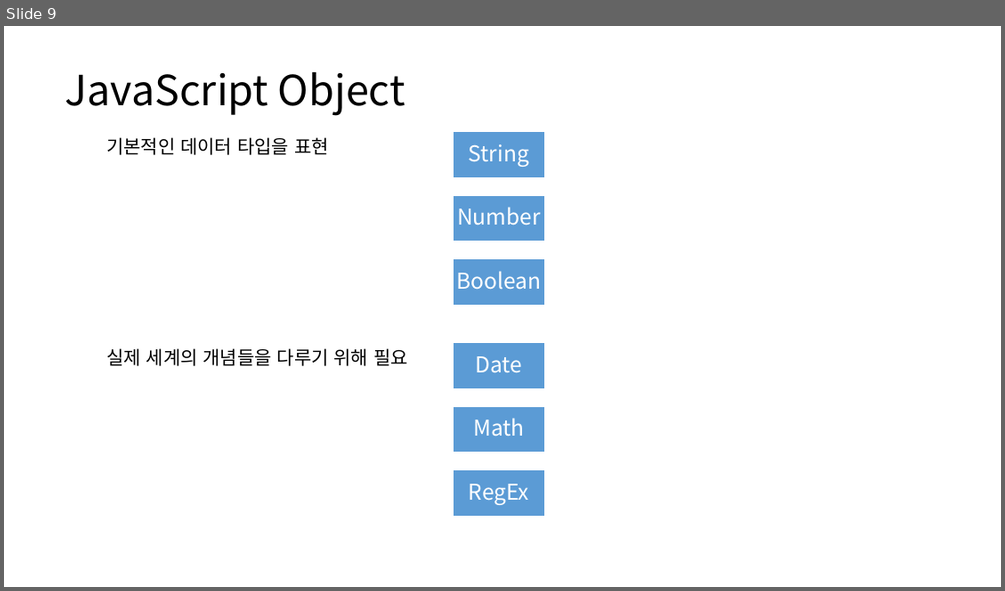
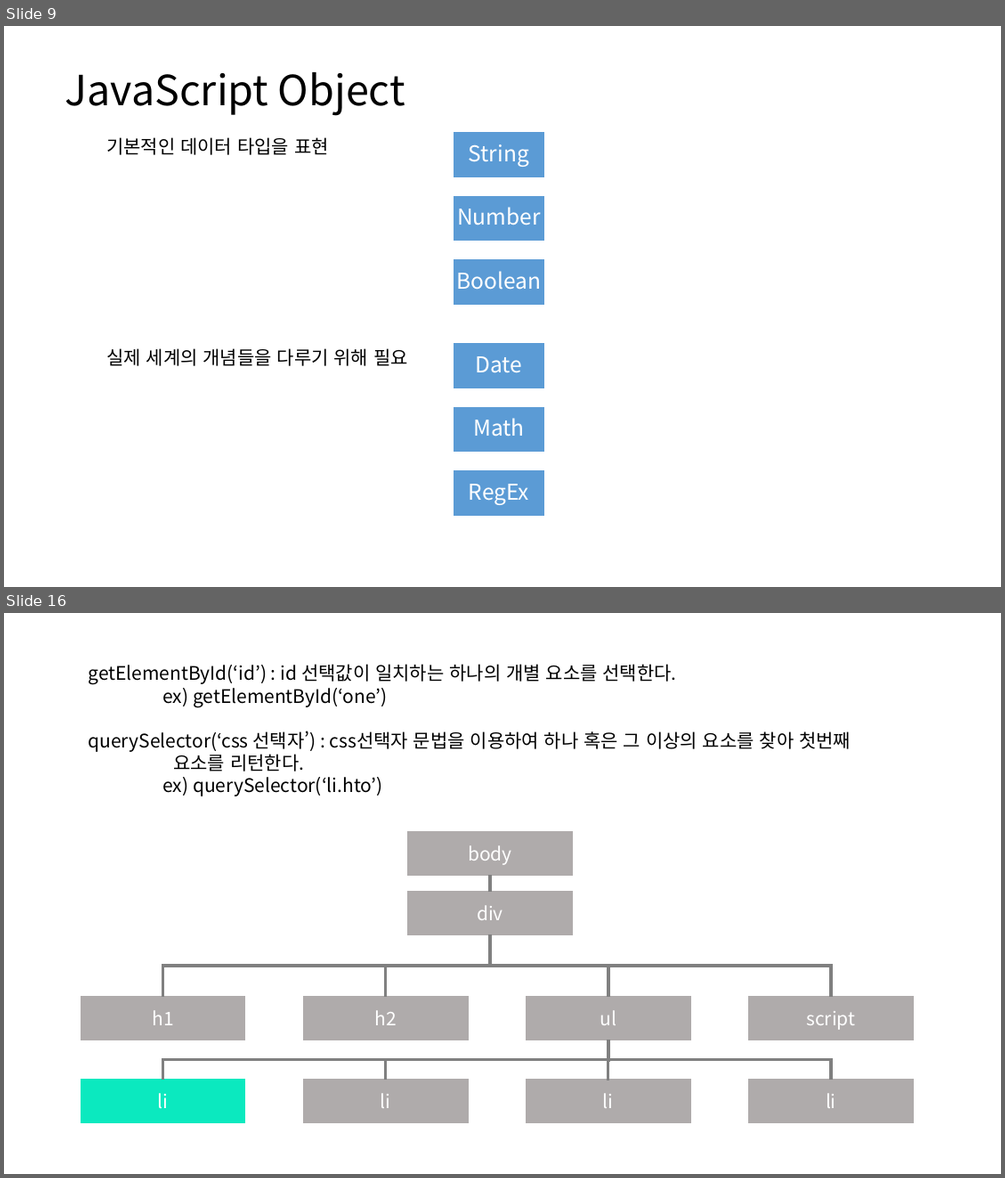
Before and after one commit to lhs501/2020ajax, a slide deck: ch1.pptx. Shown one above the other, each under a label of ours: slide 9 before the commit, slides 9 and 16 after it; the slides between them are not shown. The pictures are 1005x591 and 1005x1178 pixels, drawn with LibreOffice and Linux fonts; fonts in the diff are those of the drawing. Boxes give left, top, right and bottom in pixels: in the first picture for what was removed or moved away, otherwise in the second. Text is boxed around its words. In the diff, an @@ line names an element or a change of style, - is before the commit and + after.

```diff
--- a/ch1.pptx
+++ b/ch1.pptx
@@ slide 16 added at (4,613,1001,1174), background #FFFFFF @@
@@ text added at (89,664,850,796), 18 pt, text #000000 @@
+getElementById(‘id’) : id 선택값이 일치하는 하나의 개별 요소를 선택한다.
+ex) getElementById(‘one’)
+querySelector(‘css 선택자’) : css선택자 문법을 이용하여 하나 혹은 그 이상의 요소를 찾아 첫번째 요소를 리턴한다.
+ex) querySelector(‘li.hto’)
@@ rectangle added at (408,832,573,876), fill #AFABAB, outline #AFABAB 1 pt, 18 pt, text #FFFFFF @@
+body
@@ line added from (490, 875) to (490, 892), #808080 3 pt @@
@@ rectangle added at (408,892,573,935), fill #AFABAB, outline #AFABAB 1 pt, 18 pt, text #FFFFFF @@
+div
@@ elbow line added from (163, 997) to (490, 934), #808080 3 pt @@
@@ elbow line added from (386, 997) to (490, 934), #808080 3 pt @@
@@ elbow line added from (608, 997) to (490, 934), #808080 3 pt @@
@@ elbow line added from (831, 997) to (490, 934), #808080 3 pt @@
@@ rectangle added at (81,997,245,1040), fill #AFABAB, outline #AFABAB 1 pt, 18 pt, text #FFFFFF @@
+h1
@@ rectangle added at (303,997,468,1040), fill #AFABAB, outline #AFABAB 1 pt, 18 pt, text #FFFFFF @@
+h2
@@ rectangle added at (526,997,690,1040), fill #AFABAB, outline #AFABAB 1 pt, 18 pt, text #FFFFFF @@
+ul
@@ rectangle added at (749,997,914,1040), fill #AFABAB, outline #AFABAB 1 pt, 18 pt, text #FFFFFF @@
+script
@@ elbow line added from (163, 1079) to (608, 1039), #808080 3 pt @@
@@ elbow line added from (386, 1079) to (608, 1039), #808080 3 pt @@
@@ elbow line added from (831, 1079) to (608, 1039), #808080 3 pt @@
@@ elbow line added from (607, 1080) to (609, 1040), #808080 3 pt @@
@@ rectangle added at (81,1079,245,1123), fill #0BE9BF, outline #0BE9BF 1 pt, 18 pt, text #FFFFFF @@
+li
@@ rectangle added at (303,1079,468,1123), fill #AFABAB, outline #AFABAB 1 pt, 18 pt, text #FFFFFF @@
+li
@@ rectangle added at (526,1079,690,1123), fill #AFABAB, outline #AFABAB 1 pt, 18 pt, text #FFFFFF @@
+li
@@ rectangle added at (749,1079,914,1123), fill #AFABAB, outline #AFABAB 1 pt, 18 pt, text #FFFFFF @@
+li
```
Also in this commit, not shown: 8 slides changed, 4 other slides added.
